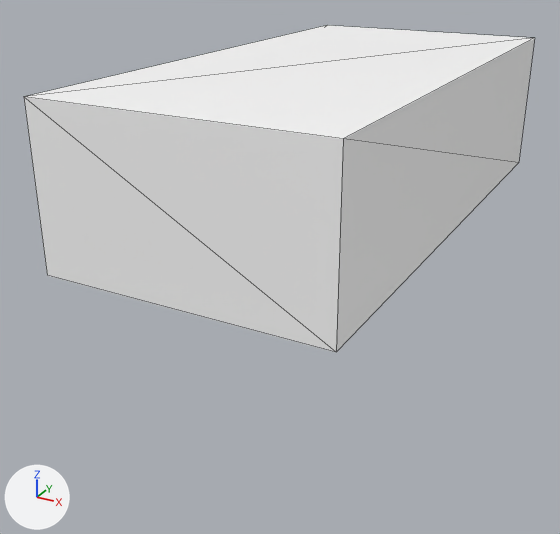
Before and after pictures for a commit that changed the glTF model assets/Bed.glb.
Both versions are drawn from a 50 mm camera at (1.22, -2.6, 0.73) aimed at (-0.11, -0.18, -0.48). Every picture has the same lights, and +X, +Y and +Z are marked at lower left. Mesh edges are drawn as thin lines. Where no turn or scale is listed for an object, it has been applied to the vertices. Vertices at the same position are counted once.

Script lines for the objects in view, before the commit:
```python
mat_material = principled_material('Material')
mat_material.base_color = (1.0, 1.0, 1.0)  # white #ffffff
me_cube = bpy.data.meshes.new('Cube')
me_cube.from_pydata(...)  # a box spanning x -0.5..0.5, y -1.0..1.0, z -0.28..0.28
me_cube.materials.append(mat_material)  # white #ffffff
ob_cube = bpy.data.objects.new('Cube', me_cube)
ob_cube.location = (0.0, 0.0, 0.0)
```
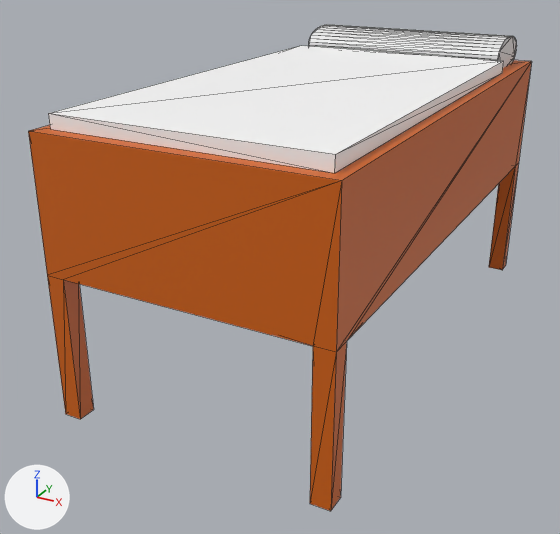
Where the change shows, as pixel boxes [x1, y1, x2, y2] in the pictures (560 x 534 px):
'Cube', recoloured, reshaped (38% taller): before [24, 25, 535, 352]; after [28, 60, 532, 511]
'Cube.001', added: after [49, 46, 504, 173]
'Cylinder', added: after [309, 24, 517, 68]

Patch to the scene script:
```diff
--- a/assets/Bed.glb.py
+++ b/assets/Bed.glb.py
@@ mat_material @@
 mat_material = principled_material('Material')
-mat_material.base_color = (1.0, 1.0, 1.0)  # white #ffffff
+mat_material.base_color = (0.635, 0.122, 0.00185)  # orange #d16206
@@ mat_material_001 @@
+mat_material_001 = principled_material('Material.001')
+mat_material_001.base_color = (1.0, 1.0, 1.0)  # white #ffffff
@@ me_cube @@
 # used by ob_cube; location = (0.0, 0.0, 0.0)
-me_cube.from_pydata(...)  # 8 vertices, 12 faces; spans x -0.5..0.5, y -1.0..1.0, z -0.28..0.28
+me_cube.from_pydata(...)  # 36 vertices, 68 faces; spans x -0.5..0.5, y -1.0..1.0, z -0.8..0.18
+# me_cube part 1
+# 4 vertices are removed from x -0.5..0.5, y -1.0..1.0, z 0.28
+# 12 faces are deleted
+# 12 vertices are added at x -0.5..0.5, y -1.0..1.0, z -0.8..0.18
+# 6 new vertices lie (-0.07, 0.0, 0.0) away from vertices in x 0.5, y -1.0..1.0, z -0.8..-0.28
+# 6 new vertices lie (0.0, 0.07, 0.0) away from vertices in x -0.5..0.5, y -1.0, z -0.8..-0.28
+# 8 new vertices lie (0.07, 0.0, 0.0) away from vertices in x -0.5, y -1.0..1.0, z -0.8..-0.28
+# 68 new faces join them
 me_cube.materials.append(mat_material)
@@ me_cylinder @@
+me_cylinder.from_pydata(...)  # a 32-sided cylinder along x spanning x -0.432..0.432, y -0.157..0.157, z -0.073..0.073
@@ me_cube_001 @@
+me_cube_001.from_pydata(...)  # a box spanning x -0.46..0.46, y -0.8..0.8, z -0.02..0.02
+me_cube_001.materials.append(mat_material_001)  # white #ffffff
@@ ob_cylinder @@
+ob_cylinder = bpy.data.objects.new('Cylinder', me_cylinder)
+ob_cylinder.location = (0.0, 0.823, 0.229)
@@ ob_cube_001 @@
+ob_cube_001 = bpy.data.objects.new('Cube.001', me_cube_001)
+ob_cube_001.location = (0.0, -0.151, 0.203)
```
